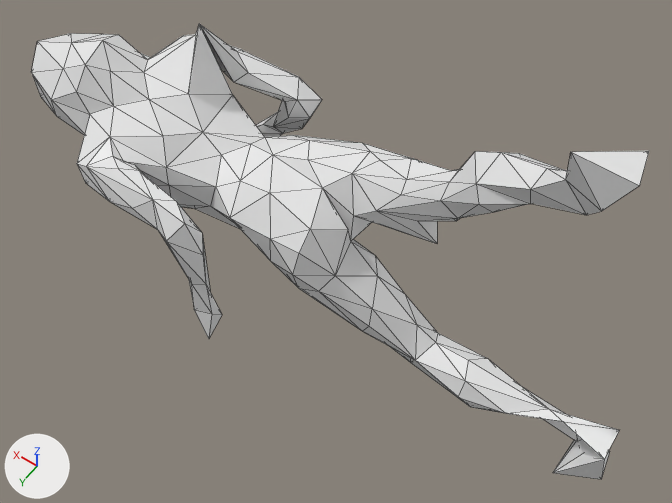
The OBJ model mesh_cnn/datasets/random_walks/T586.obj: old version first, new version second.
Camera for both pictures: a 50 mm camera at (-0.822, 0.953, 1.394) aimed at (-0.184, 0.06, -0.01). Arrows for +X, +Y and +Z are at lower left; the lights stay in place. Mesh edges are drawn as thin lines. Where no turn or scale is listed for an object, it has been applied to the vertices.

In view in the first picture: 'T586'.
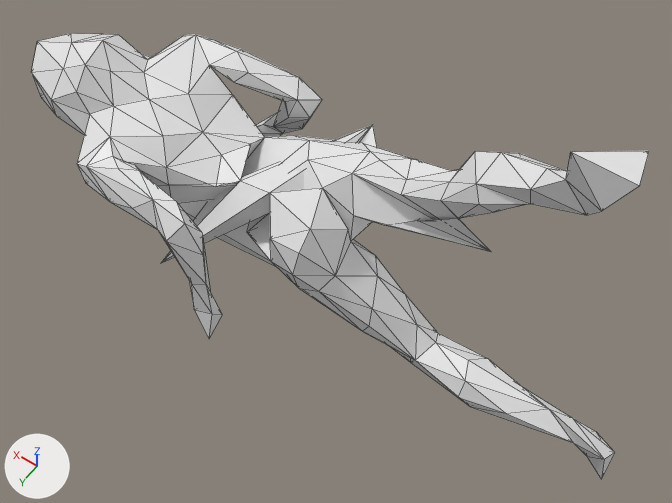
Diff of the bpy script that builds the scene:
```diff
--- a/mesh_cnn/datasets/random_walks/T586.obj.py
+++ b/mesh_cnn/datasets/random_walks/T586.obj.py
@@ me_t586 @@
 me_t586.from_pydata(...)  # 252 vertices, 500 faces; spans x -0.794..0.639, y -0.243..0.255, z -0.389..0.535
 # used by ob_t586; location = (0.0, 0.0, 0.0)
-me_t586.vertices[98].co = (0.125, 0.074, -0.072)  # pixel (210, 206)
-me_t586.vertices[109].co = (0.193, 0.058, -0.14)  # pixel (194, 208)
-me_t586.vertices[129].co = (0.047, 0.101, -0.029)  # pixel (229, 217)
-me_t586.vertices[131].co = (0.037, -0.031, 0.046)  # pixel (272, 154)
-me_t586.vertices[243].co = (-0.706, 0.029, -0.389)  # pixel (552, 472)
-me_t586.vertices[244].co = (-0.78, -0.029, -0.207)  # pixel (619, 429)
-me_t586.vertices[248].co = (-0.741, 0.001, -0.321)
-me_t586.vertices[174].co = (-0.231, -0.001, 0.084)  # pixel (376, 210)
-me_t586.vertices[250].co = (-0.344, -0.04, 0.029)  # pixel (437, 243)
-me_t586.vertices[251].co = (0.257, -0.095, 0.228)  # pixel (199, 23)
+# me_t586 part 1
+me_t586.vertices[98].co = (-0.168, -0.122, 0.023)
+me_t586.vertices[109].co = (-0.073, -0.018, -0.301)
+me_t586.vertices[129].co = (-0.09, -0.199, 0.068)  # pixel (372, 124)
+me_t586.vertices[131].co = (0.209, 0.169, -0.23)  # pixel (160, 263)
+# me_t586 part 2
+me_t586.vertices[243].co = (-0.749, -0.006, -0.319)  # pixel (586, 456)
+me_t586.vertices[244].co = (-0.718, 0.013, -0.267)  # pixel (573, 442)
+me_t586.vertices[248].co = (-0.792, -0.01, -0.257)  # pixel (614, 452)
+# me_t586 part 3
+me_t586.vertices[174].co = (-0.46, -0.017, 0.115)  # pixel (491, 251)
+me_t586.vertices[250].co = (-0.24, -0.027, 0.021)  # pixel (386, 225)
+# me_t586 part 4
+me_t586.vertices[251].co = (0.266, -0.116, 0.102)  # pixel (209, 65)
```

Where the change shows, as pixel boxes (x1, y1, x2, y2) in the pictures (672 x 503 px; the box of a moved part takes in the faces that stretch with it):
'T586', reshaped
    before: (31, 24, 649, 479)
    after: (31, 33, 649, 479)
part 1 of me_t586, moved or reshaped
    before: (169, 137, 322, 261)
    after: (162, 125, 377, 267)
part 2 of me_t586, moved or reshaped
    before: (506, 409, 619, 479)
    after: (472, 407, 615, 479)
part 3 of me_t586, moved or reshaped
    before: (352, 173, 457, 244)
    after: (352, 173, 491, 252)
part 4 of me_t586, moved or reshaped
    before: (188, 24, 248, 95)
    after: (188, 35, 248, 95)
